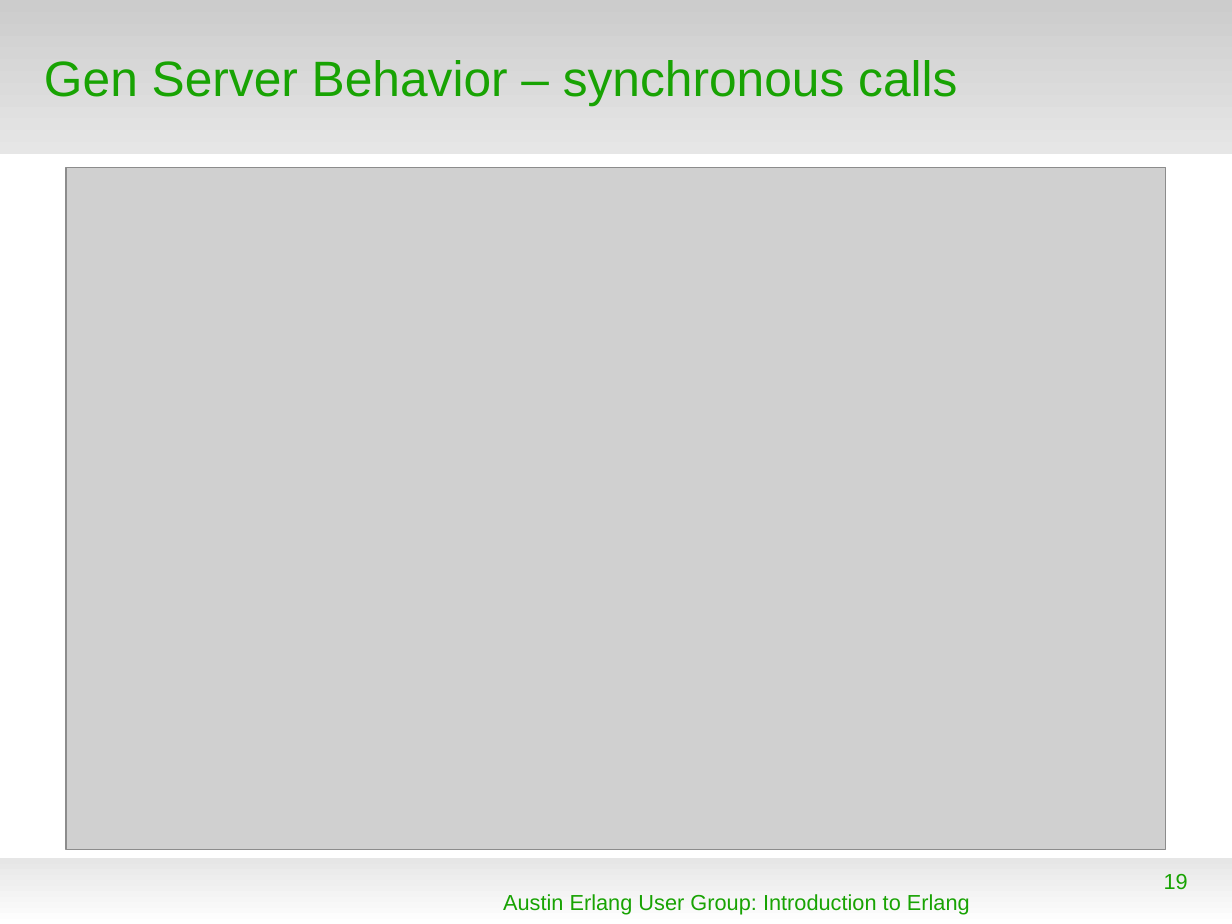
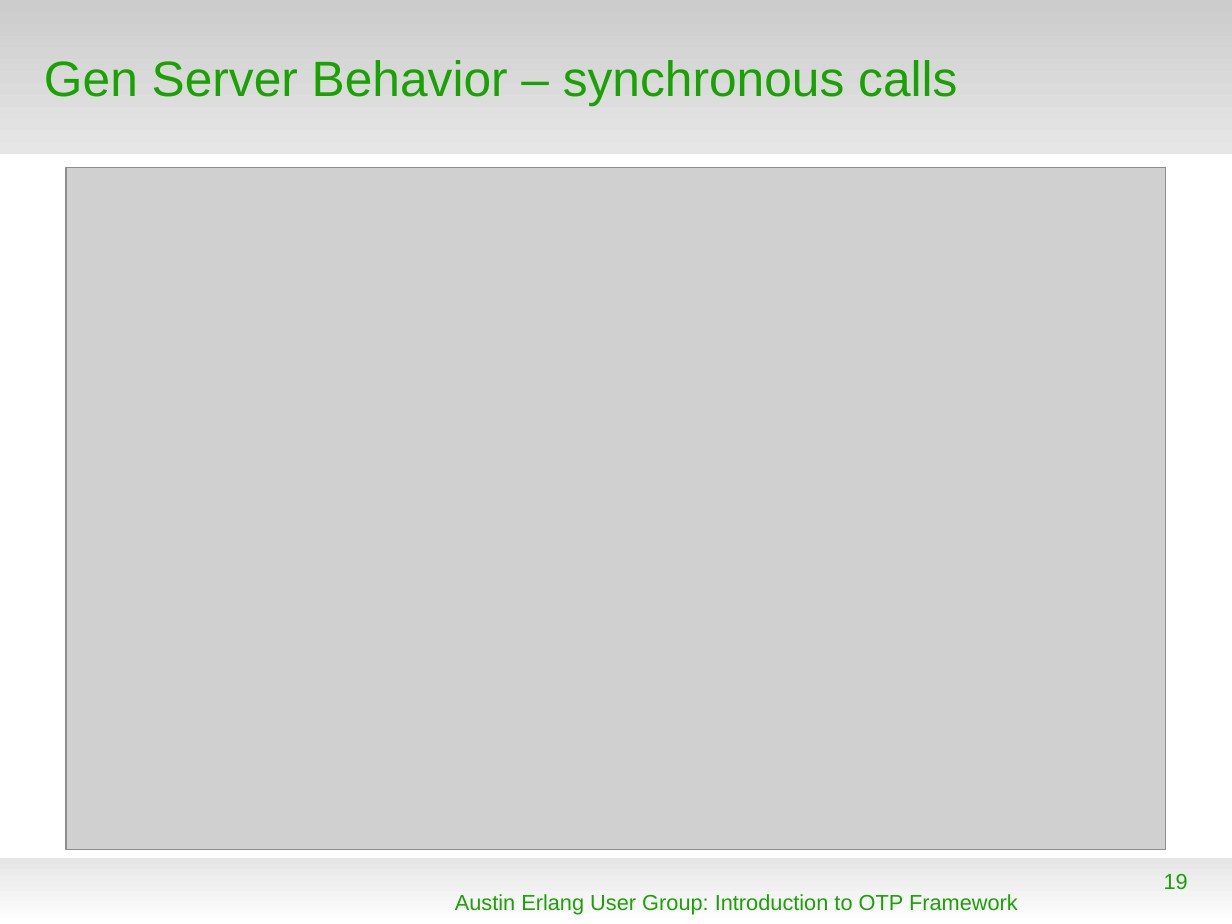
Before and after one commit to AustinElixir/Presentations, a slide deck: slide 19 of Introduction to OTP/Intro to OTP.odp. Drawn at 1232x924 pixels with LibreOffice and Linux fonts; fonts in the diff are those of the drawing; grey boxes stand for pictures; background and template pictures are left out. Boxes give left, top, right and bottom in pixels: in the first picture for what was removed or moved away, otherwise in the second. Text is boxed around its words. In the diff, an @@ line names an element or a change of style, - is before the commit and + after.

```diff
--- a/Introduction to OTP/Intro to OTP.odp
+++ b/Introduction to OTP/Intro to OTP.odp
@@ text at [455, 894, 1018, 915]: text changed @@
-Austin Erlang User Group: Introduction to Erlang
+Austin Erlang User Group: Introduction to OTP Framework
```
Also in this commit, not shown: 31 other slides changed.
